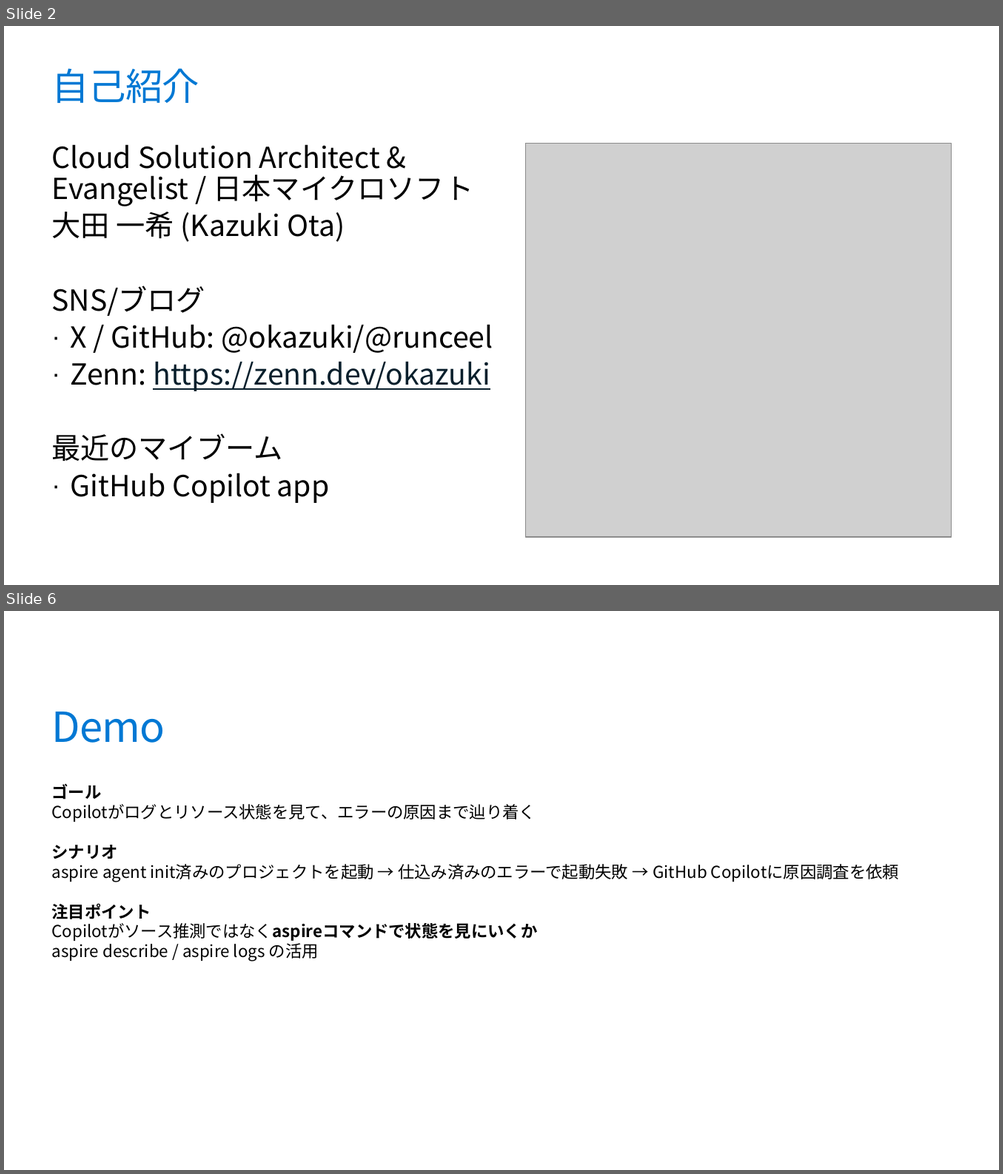
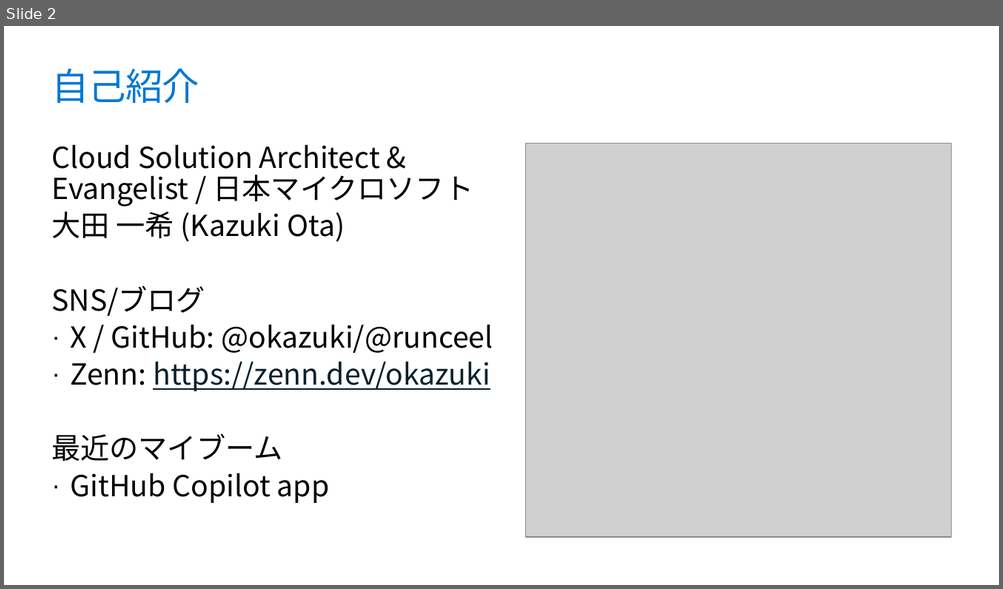
Before and after one commit to runceel/super-dotnet-new-01, a slide deck: slides.pptx. Shown one above the other, each under a label of ours: slides 2 and 6 before the commit, slide 2 after it; the slides between them are not shown. The pictures are 1003x1174 and 1003x589 pixels, drawn with LibreOffice and Linux fonts; fonts in the diff are those of the drawing; grey boxes stand for pictures; background and template pictures are left out. Boxes give left, top, right and bottom in pixels: in the first picture for what was removed or moved away, otherwise in the second. Text is boxed around its words. In the diff, an @@ line names an element or a change of style, - is before the commit and + after.

```diff
--- a/slides.pptx
+++ b/slides.pptx
@@ slide 6 removed at (4,611,999,1170), background picture (left out) @@
@@ title removed at (52,712,165,743) @@
-Demo
@@ text removed at (52,783,899,962) @@
-ゴール
-Copilotがログとリソース状態を見て、エラーの原因まで辿り着く
-シナリオ
-aspire agent init済みのプロジェクトを起動 → 仕込み済みのエラーで起動失敗 → GitHub Copilotに原因調査を依頼
-注目ポイント
-Copilotがソース推測ではなくaspireコマンドで状態を見にいくか
-aspire describe / aspire logs の活用
```
Also in this commit, not shown: 3 slides changed, 3 slides added, 3 other slides removed.
